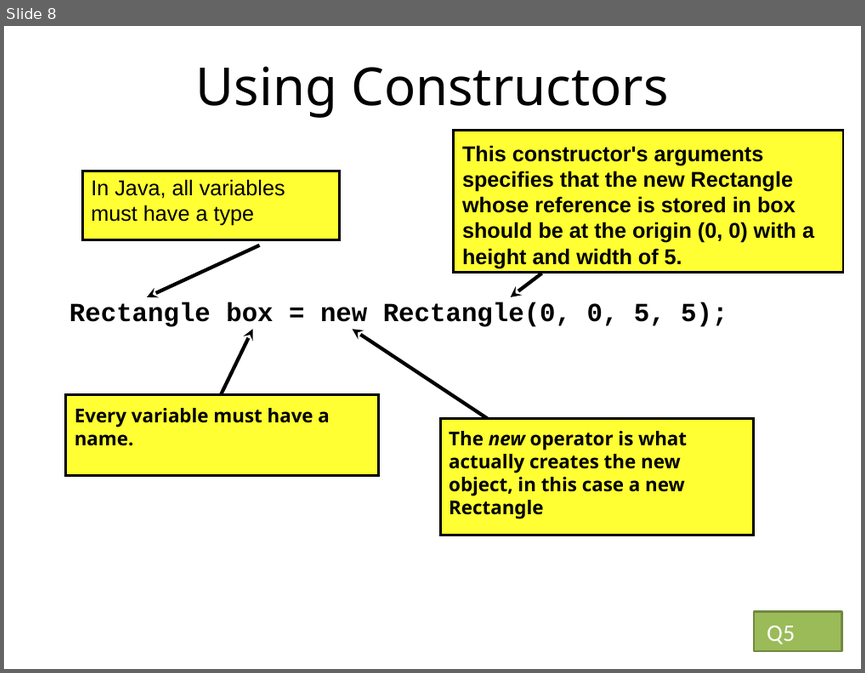
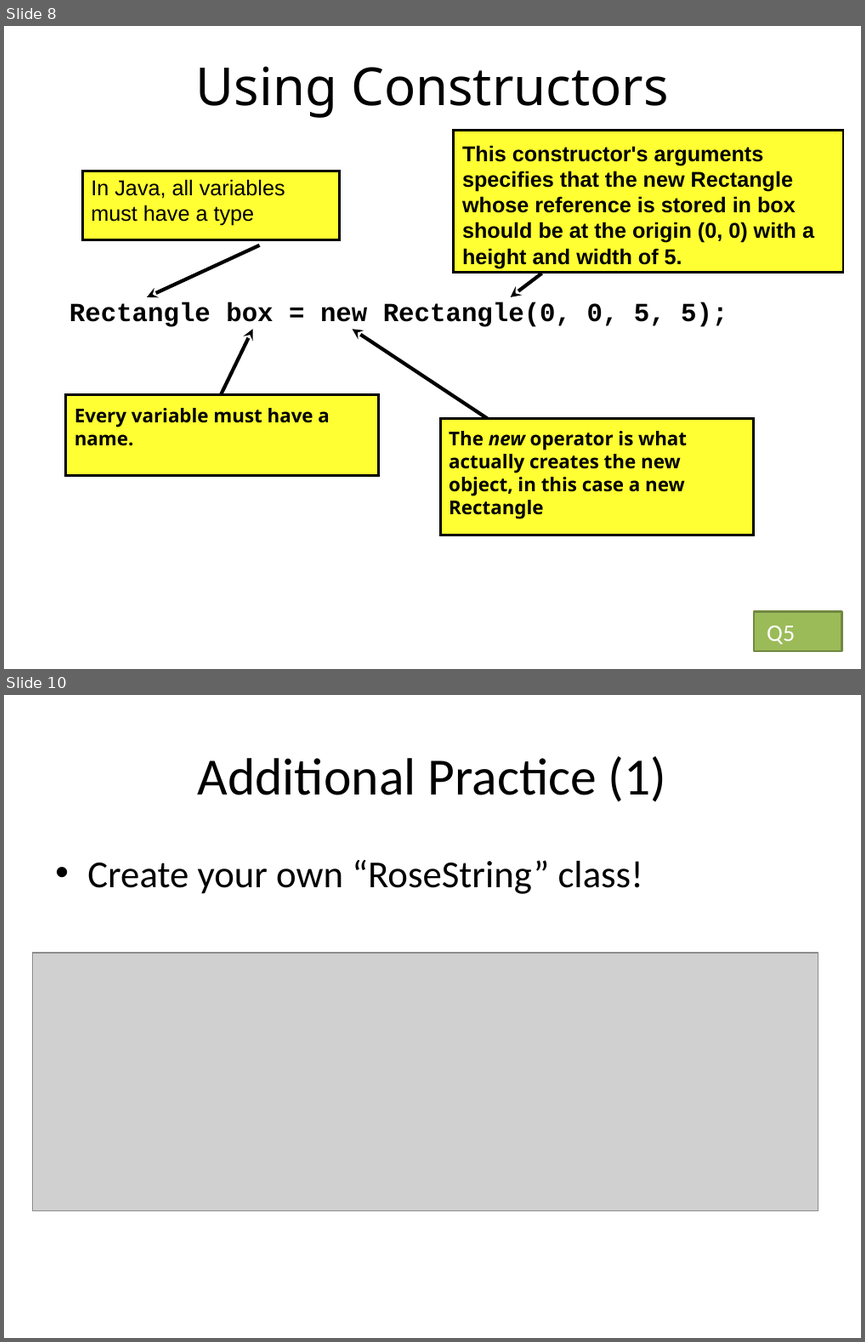
Before and after one commit to RHIT-CSSE/csse220, a slide deck: ClassMaterials/MapsAndObjectIntro/Slides/Part1-ObjectIntro.pptx. Shown one above the other, each under a label of ours: slide 8 before the commit, slides 8 and 10 after it; the slides between them are not shown. The pictures are 865x673 and 865x1342 pixels, drawn with LibreOffice and Linux fonts; fonts in the diff are those of the drawing; grey boxes stand for pictures. Boxes give left, top, right and bottom in pixels: in the first picture for what was removed or moved away, otherwise in the second. Text is boxed around its words. In the diff, an @@ line names an element or a change of style, - is before the commit and + after.

Commit message:
fixing Maps day slides and including documentation of classes since this is the day to practice it

```diff
--- a/ClassMaterials/MapsAndObjectIntro/Slides/Part1-ObjectIntro.pptx
+++ b/ClassMaterials/MapsAndObjectIntro/Slides/Part1-ObjectIntro.pptx
@@ slide 10 added at (4, 695, 861, 1338), background #FFFFFF @@
@@ title added at (198, 756, 667, 802), 44 pt, text #000000 @@
+Additional Practice (1)
@@ text added at (87, 860, 643, 894), 32 pt, text #000000 @@
+• Create your own “RoseString” class!
@@ picture added at (32, 953, 818, 1211) @@
```
Also in this commit, not shown: 3 slides changed, 5 other files.
